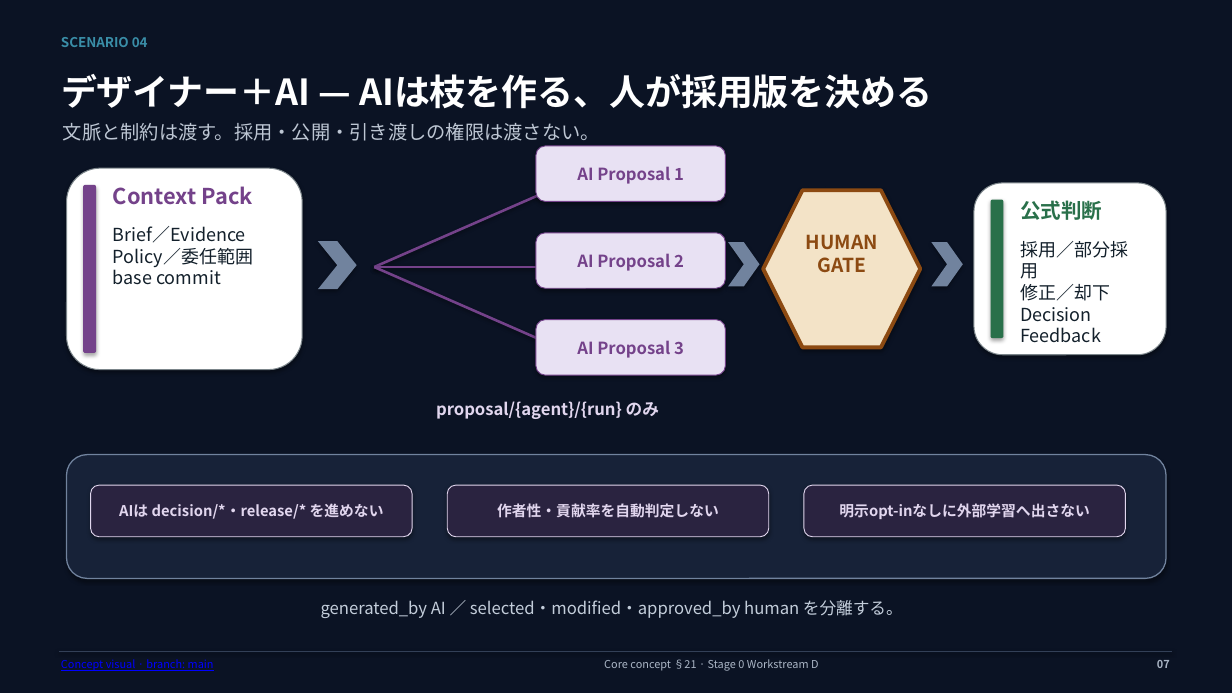
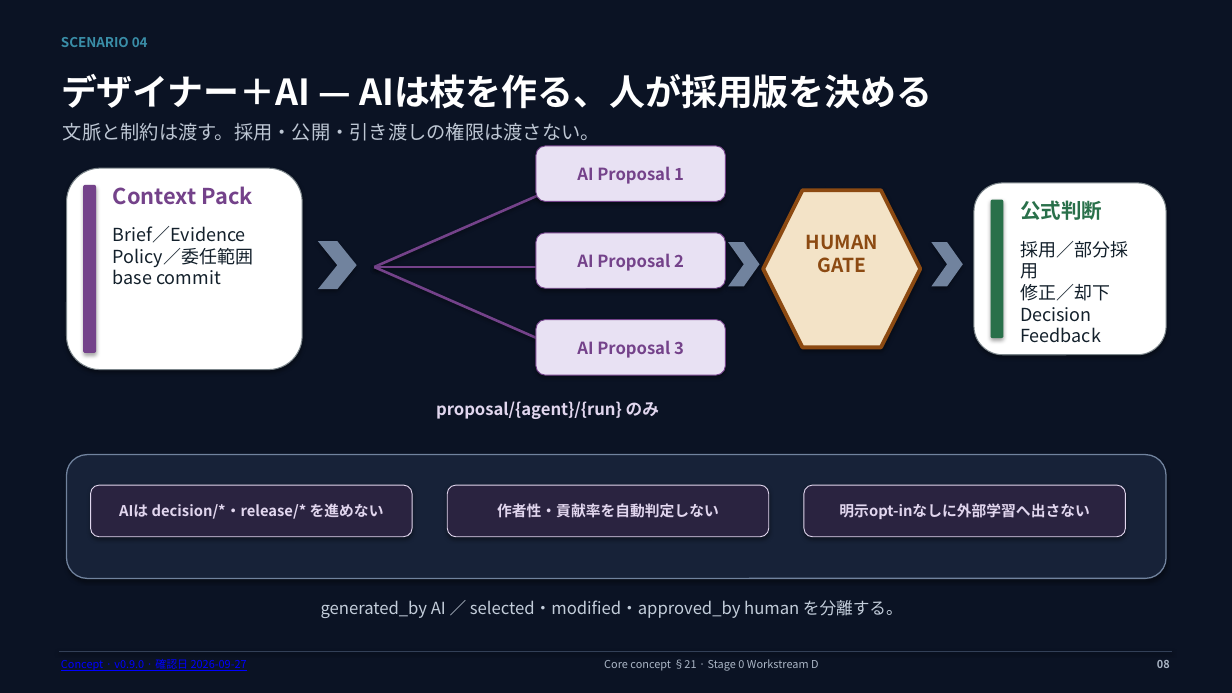
Before and after one commit to howlrs/synapsegit, a slide deck: slide 8 of docs/presentations/synapsegit_user_scenarios_ja.pptx (slide 7 before the commit). Drawn at 1232x693 pixels with LibreOffice and Linux fonts; fonts in the diff are those of the drawing. Boxes give left, top, right and bottom in pixels: in the first picture for what was removed or moved away, otherwise in the second. Text is boxed around its words. In the diff, an @@ line names an element or a change of style, - is before the commit and + after.

```diff
--- a/docs/presentations/synapsegit_user_scenarios_ja.pptx
+++ b/docs/presentations/synapsegit_user_scenarios_ja.pptx
@@ text at (x1=61, y1=659, x2=247, y2=671): text changed @@
-Concept visual · branch: main
+Concept · v0.9.0 · 確認日 2026-09-27
@@ text at (x1=1157, y1=660, x2=1170, y2=668): text changed @@
-07
+08
```
Also in this commit, not shown: 9 other slides changed, 1 slide added, 3 other files.
